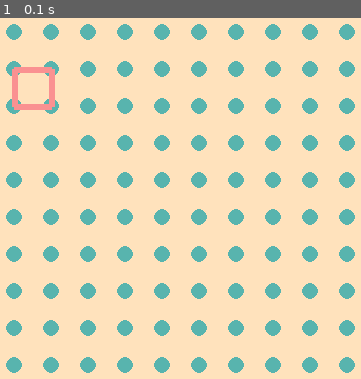
Above: before the commit, frame 1.
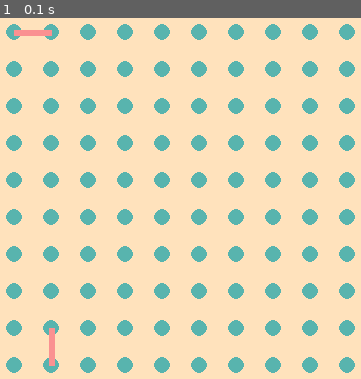
Above: after the commit, the same moment.

Repository: CetialphaV/ChessGame
Game: pygame game, started from dotsAndBoxes copy/dotUIMain.py
Two runs of this game, one before a commit and one after it. Both use one fixed random seed, a clock stepped at 60 frames per second and the inputs below.
Inputs:
- Up to frame 1 (0.1 s): no input

The runs differ from the first frame. In frame 1, 1.0% of the frame differs, in the area x 3-16%, y 3-97%.

Commit message:
Integrated map into UI

Diff:
--- a/dotsAndBoxes copy/dotUIMain.py
+++ b/dotsAndBoxes copy/dotUIMain.py
@@ -1,7 +1,7 @@
 from pygameSupport import PygameEnviroment as env
 import pygame
 from math import ceil
-
+from dots_boxes_logic import *
 
 
 class game:
@@ -24,23 +24,32 @@
         self.done = False
         self.positionSelected = None
         self.playerTurn = 0
+        self.board = board_maker(self.numDots, self.numDots)
+        self.board[0][0] = 2
+        self.board[1][8] = 7
 
 
 
     def updateGameScreen(self):
         self.environment.resetBackGround(allBackGround=True)
-        self.drawBoard()
+        self.drawDots()
+        self.drawLines()
         self.environment.renderChildren()
-        self.drawLine((0, 1), 5)
         pygame.display.flip()
 
 
-    def drawBoard(self):
+    def drawDots(self):
         for dotRowNum in range(self.numDots):
             for dotColumnNum in range(self.numDots):
                 dotPostionX = self.screenBuffer + self.spaceBetweenDots * dotRowNum
                 dotPostionY = self.screenBuffer + self.spaceBetweenDots * dotColumnNum
                 pygame.draw.circle(self.environment.display, self.dotColor, (dotPostionX, dotPostionY), self.dotSize)
+
+
+    def drawLines(self):
+        for xLoc, row in enumerate(self.board):
+            for yLoc, value in enumerate(row):
+                self.drawLine((xLoc, yLoc), value)
 
 
     def getDotsForLocation(self, location):
@@ -55,7 +64,7 @@
 
     def drawLine(self, location, numToFactorize):
         dotLocations = self.getDotsForLocation(location)
-        factorizedNums = [3, 5, 7,2]
+        factorizedNums = [numToFactorize]
         if 2 in factorizedNums:
             pygame.draw.line(self.environment.display, self.lineColor, dotLocations["topLeft"], dotLocations["topRight"], self.lineWidth)
         if 3 in factorizedNums:
